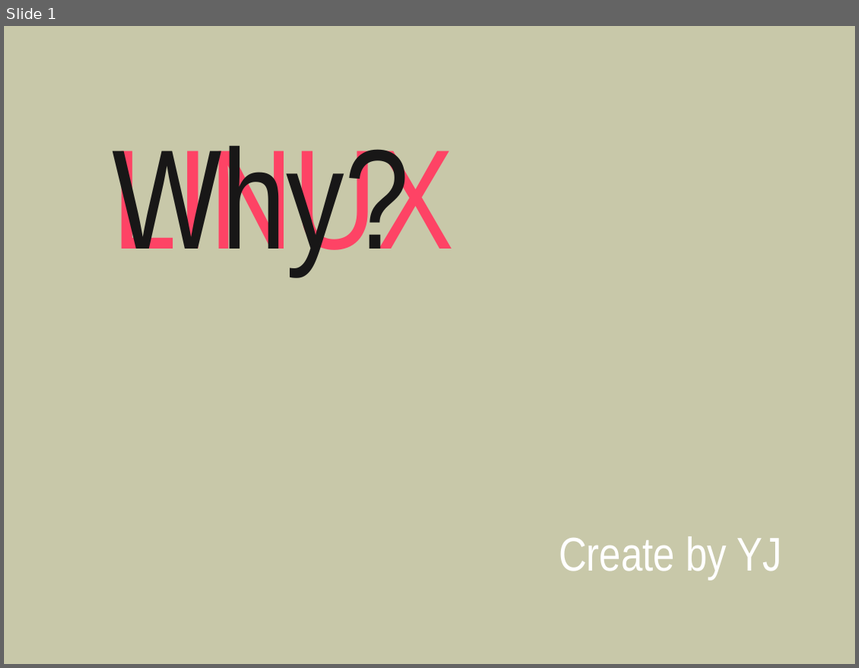
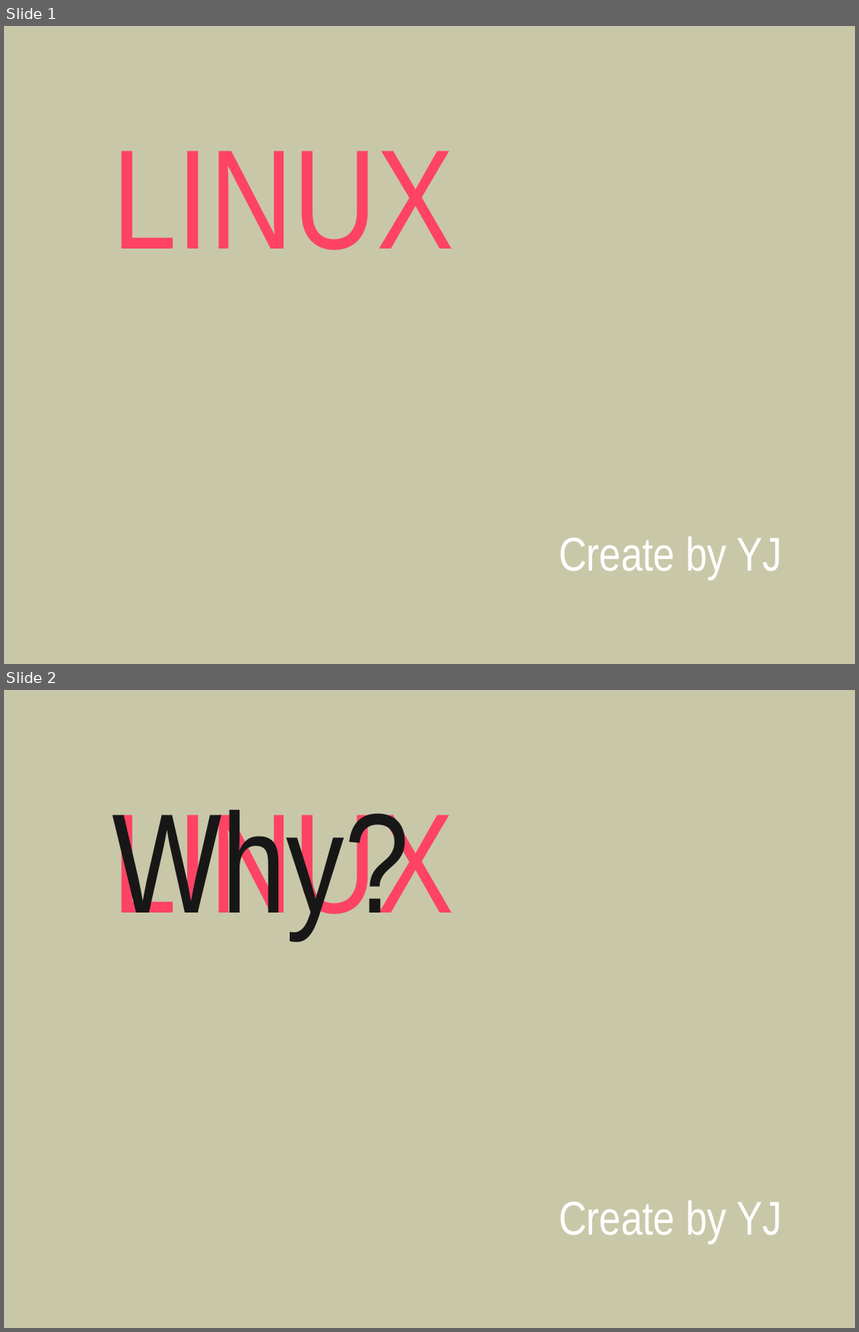
Before and after one commit to Runtym/osf-homework, a slide deck: src/kangyoungjun/[H4]리눅스.pptx. Shown one above the other, each under a label of ours: slide 1 before the commit, slides 1 and 2 after it. The pictures are 859x668 and 859x1332 pixels, drawn with LibreOffice and Linux fonts; fonts in the diff are those of the drawing. Boxes give left, top, right and bottom in pixels: in the first picture for what was removed or moved away, otherwise in the second. Text is boxed around its words. In the diff, an @@ line names an element or a change of style, - is before the commit and + after.

```diff
--- a/src/kangyoungjun/[H4]리눅스.pptx
+++ b/src/kangyoungjun/[H4]리눅스.pptx
@@ slide 1 added at <box>4,26,855,664</box>, background #C8C8A9 @@
@@ text added at <box>113,151,455,250</box>, 120 pt, text #FE4365 @@
+LINUX
@@ text added at <box>559,537,781,579</box>, 40 pt, text #FFFFFF @@
+Create by YJ
@@ what was slide 1 is now slide 2 @@
```
Also in this commit, not shown: 2 slides changed, 3 other slides added.
